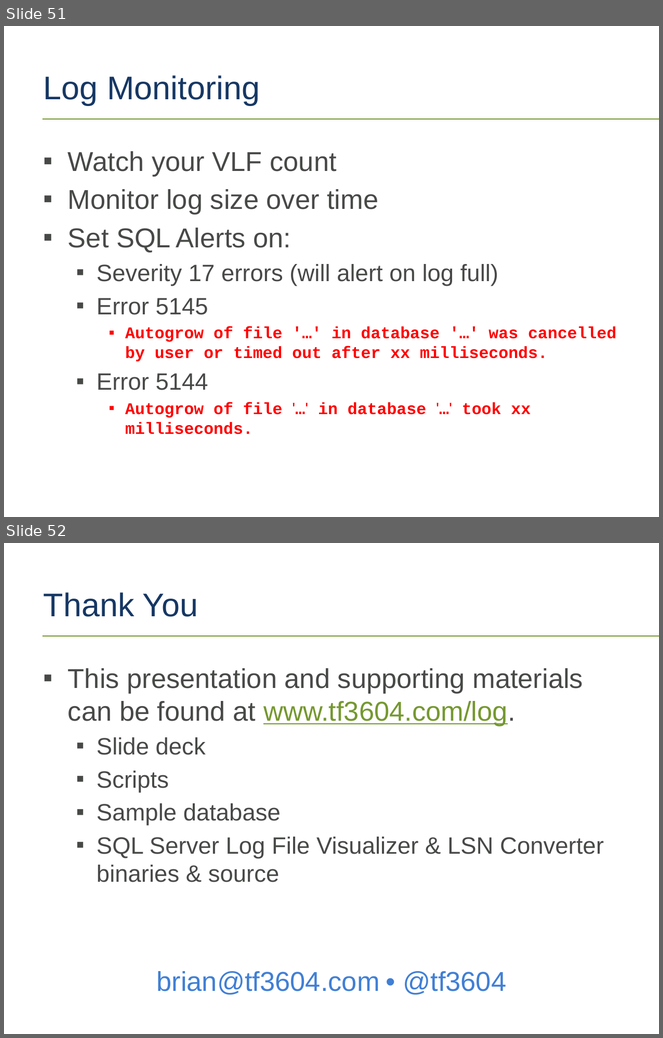
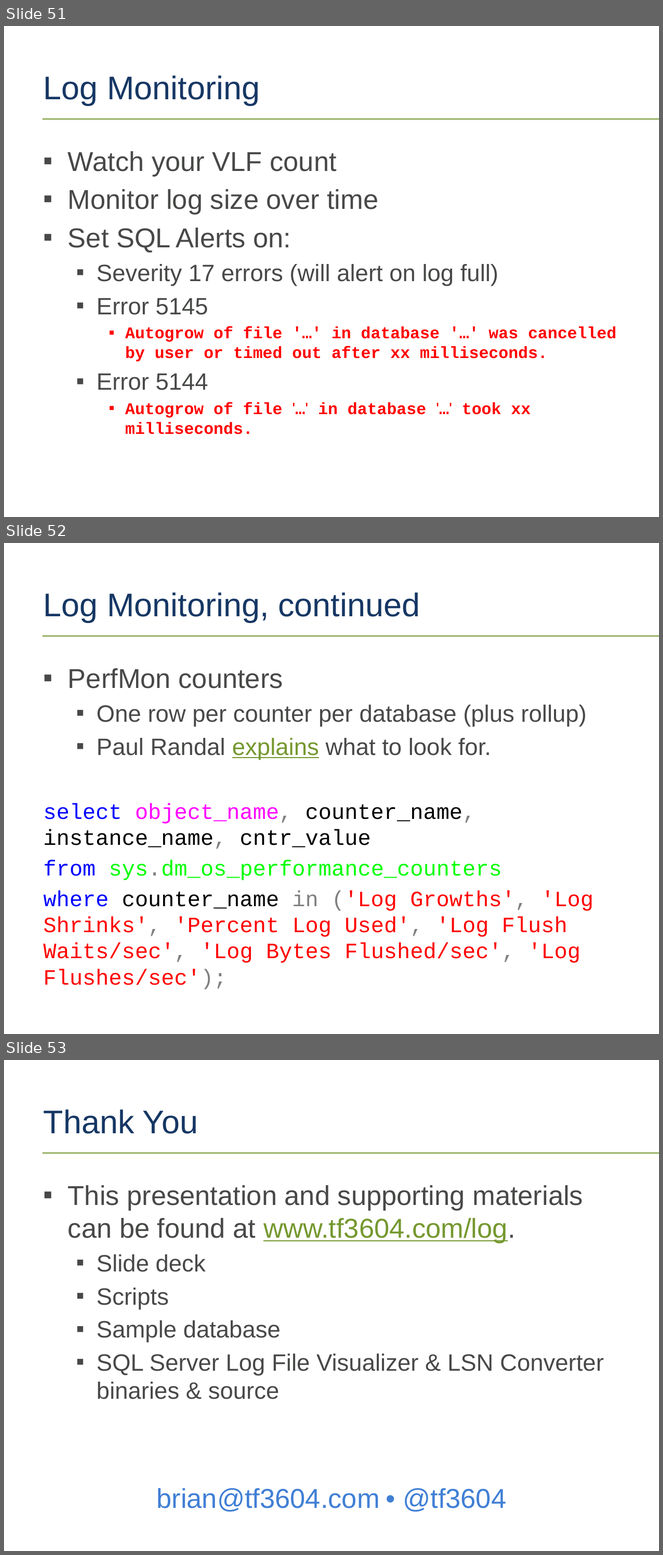
Before and after one commit to tf3604/LogFilePresentation, a slide deck: TransactionLog.pptx. Shown one above the other, each under a label of ours: slides 51 and 52 before the commit, slides 51, 52 and 53 after it. The pictures are 663x1038 and 663x1555 pixels, drawn with LibreOffice and Linux fonts; fonts in the diff are those of the drawing; background and template pictures are left out. Boxes give left, top, right and bottom in pixels: in the first picture for what was removed or moved away, otherwise in the second. Text is boxed around its words. In the diff, an @@ line names an element or a change of style, - is before the commit and + after.

Commit message:
Re-add performance counters slide and demo slide modification.

```diff
--- a/TransactionLog.pptx
+++ b/TransactionLog.pptx
@@ slide 52 added at [4, 543, 659, 1034], background #FFFFFF; not listed: 1 template element that a slide beside it also shows @@
@@ title added at [44, 592, 420, 623], 36 pt, text #163764 @@
+Log Monitoring, continued
@@ text added at [44, 668, 594, 990], 24 pt, text #FF0000 @@
+▪ PerfMon counters
+  ▪ One row per counter per database (plus rollup)
+  ▪ Paul Randal explains what to look for.
+select object_name, counter_name, instance_name, cntr_value
+from sys.dm_os_performance_counters
+where counter_name in ('Log Growths', 'Log Shrinks', 'Percent Log Used', 'Log Flush Waits/sec', 'Log Bytes Flushed/sec', 'Log Flushes/sec');
@@ page number added at [21, 994, 59, 1020], 11 pt, text #FFFFFF @@
+52 |
@@ text added at [105, 994, 332, 1020], 11 pt, text #FFFFFF @@
+3/25/2017
@@ what was slide 52 is now slide 53 @@
```
Also in this commit, not shown: 1 slide changed.
